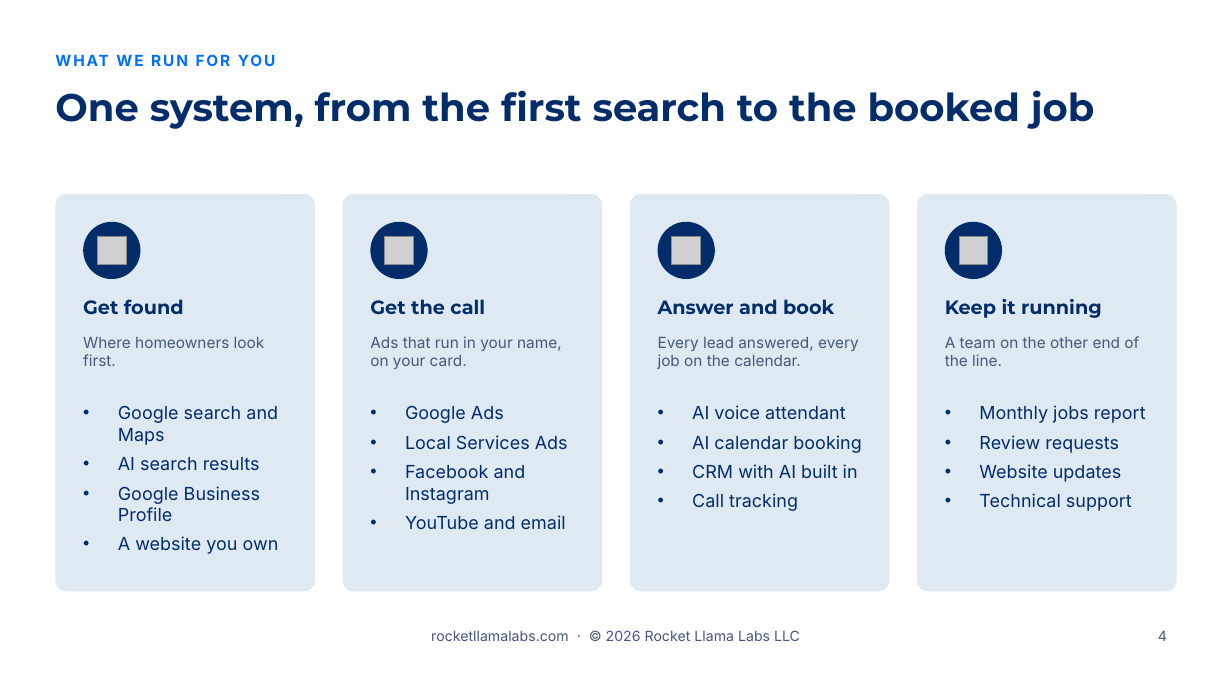
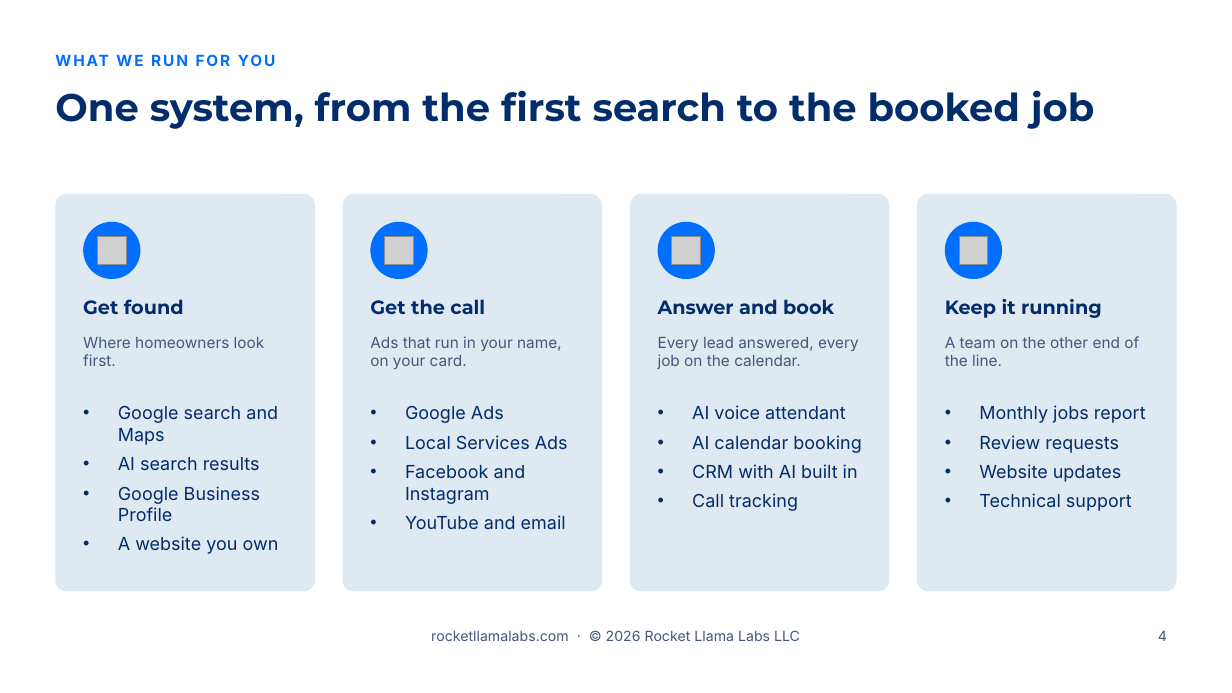
Before and after one commit to RocketLlamaLabs/rocketllama-website, a slide deck: slide 4 of public/slides/v1/rocket-llama-labs-sales-presentation-v1.pptx. Drawn at 1232x693 pixels with LibreOffice and Linux fonts; fonts in the diff are those of the drawing; grey boxes stand for pictures; background and template pictures are left out. Boxes give left, top, right and bottom in pixels: in the first picture for what was removed or moved away, otherwise in the second. Text is boxed around its words. In the diff, an @@ line names an element or a change of style, - is before the commit and + after.

```diff
--- a/public/slides/v1/rocket-llama-labs-sales-presentation-v1.pptx
+++ b/public/slides/v1/rocket-llama-labs-sales-presentation-v1.pptx
@@ fill #022C6A to #006EFF in 4 elements at [83, 222, 140, 279], [371, 222, 428, 279], [658, 222, 715, 279], [945, 222, 1002, 279] @@
```
Also in this commit, not shown: 1 other file.
